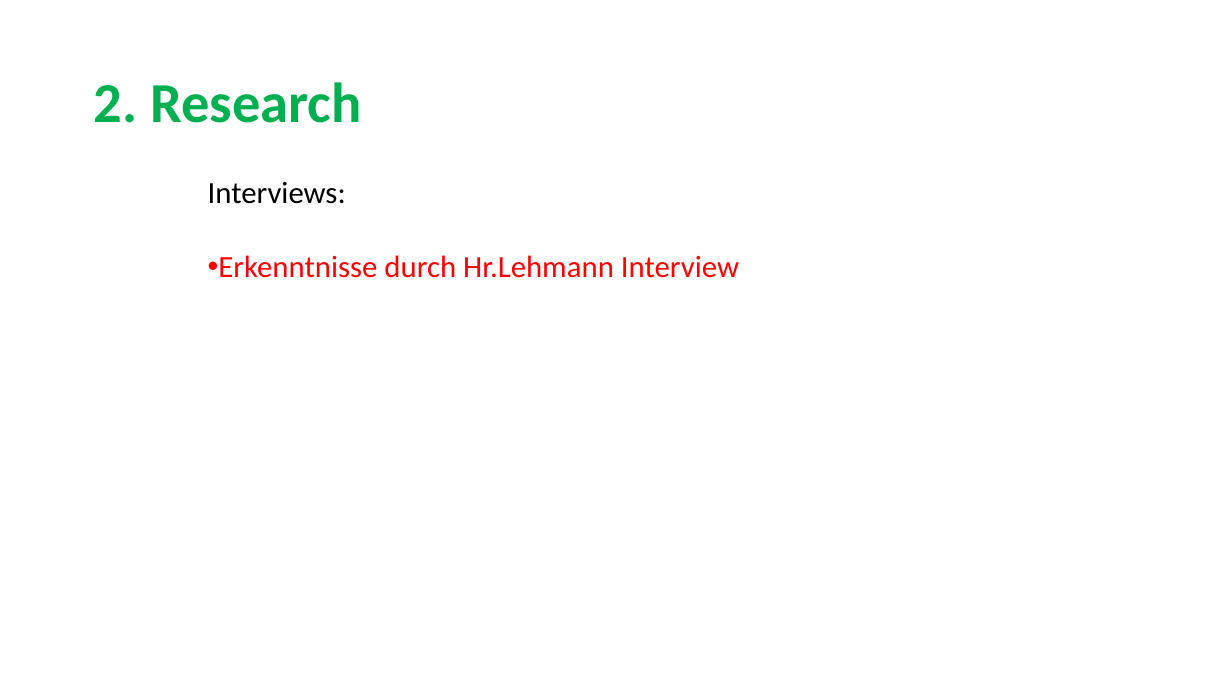
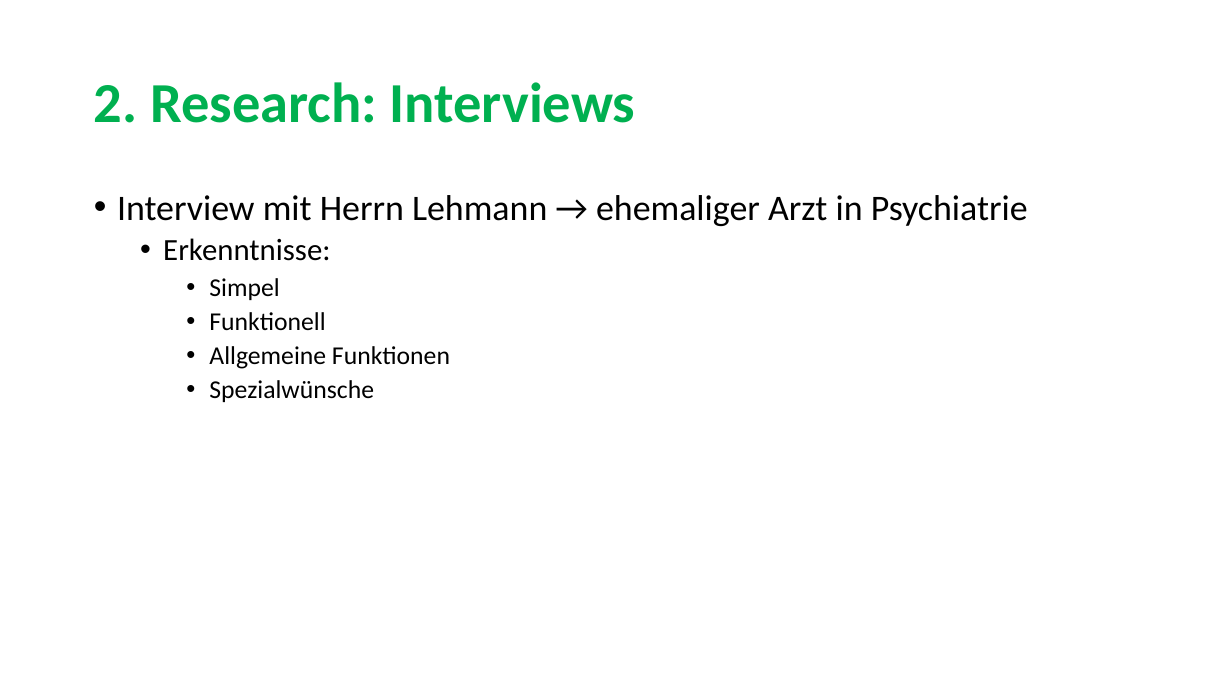
Before and after one commit to sarahmele/ch.bfh.btx8081.w2015.green, a slide deck: slide 4 of doc/task03/Task3.pptx (slide 5 before the commit). Drawn at 1232x693 pixels with LibreOffice and Linux fonts; fonts in the diff are those of the drawing. Boxes give left, top, right and bottom in pixels: in the first picture for what was removed or moved away, otherwise in the second. Text is boxed around its words. In the diff, an @@ line names an element or a change of style, - is before the commit and + after.

```diff
--- a/doc/task03/Task3.pptx
+++ b/doc/task03/Task3.pptx
@@ title at [94,82,636,123]: text changed @@
-2. Research
+2. Research: Interviews
@@ text added at [117,195,1028,402], 28 pt, text #000000 @@
+• Interview mit Herrn Lehmann → ehemaliger Arzt in Psychiatrie
+  • Erkenntnisse:
+    • Simpel
+    • Funktionell
+    • Allgemeine Funktionen
+    • Spezialwünsche
@@ text removed at [208,182,739,278] @@
-Interviews:
-• Erkenntnisse durch Hr.Lehmann Interview
```
Also in this commit, not shown: 7 other slides changed, 5 slides added, 4 slides removed.
